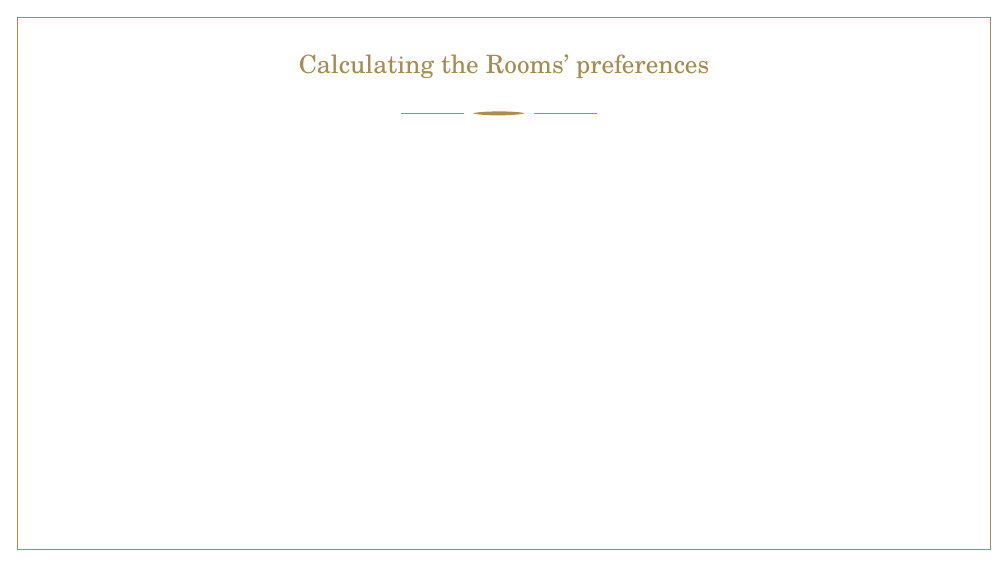
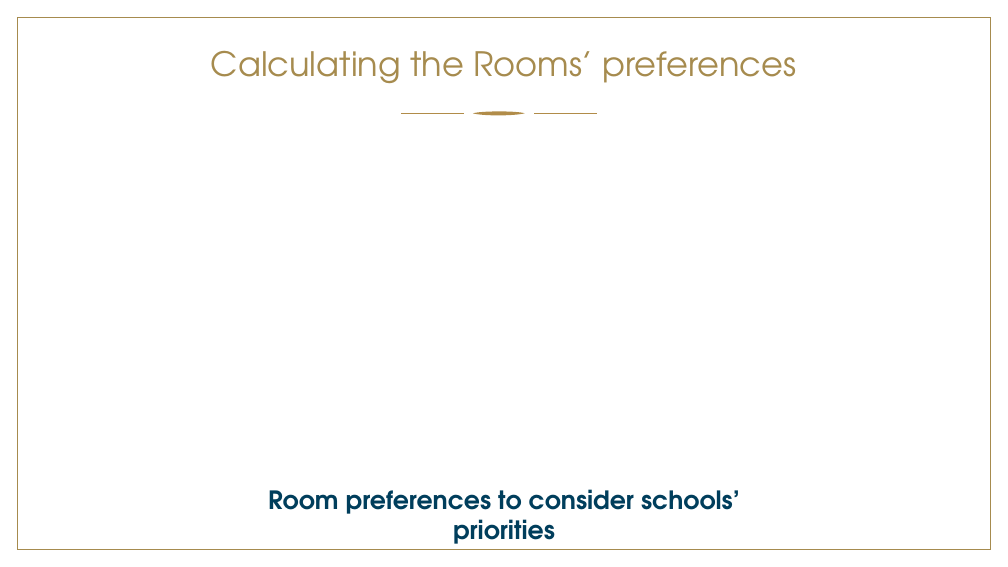
Before and after one commit to Mttmin/classroom_allocation, a slide deck: slide 13 of Pitch final Minguet.pptx. Drawn at 1008x567 pixels with LibreOffice and Linux fonts; fonts in the diff are those of the drawing; grey boxes stand for pictures; background and template pictures are left out. Boxes give left, top, right and bottom in pixels: in the first picture for what was removed or moved away, otherwise in the second. Text is boxed around its words. In the diff, an @@ line names an element or a change of style, - is before the commit and + after.

```diff
--- a/Pitch final Minguet.pptx
+++ b/Pitch final Minguet.pptx
@@ title "Calculating the Rooms’ preferences" at box(211, 50, 797, 83): size 24 to 32 pt, font TeX Gyre Schola to TeX Gyre Adventor @@
@@ text added at box(268, 489, 740, 550), 24 pt, text #003E5C, bold @@
+Room preferences to consider schools’ priorities
```
Also in this commit, not shown: 10 other slides changed, 9 slides added.
